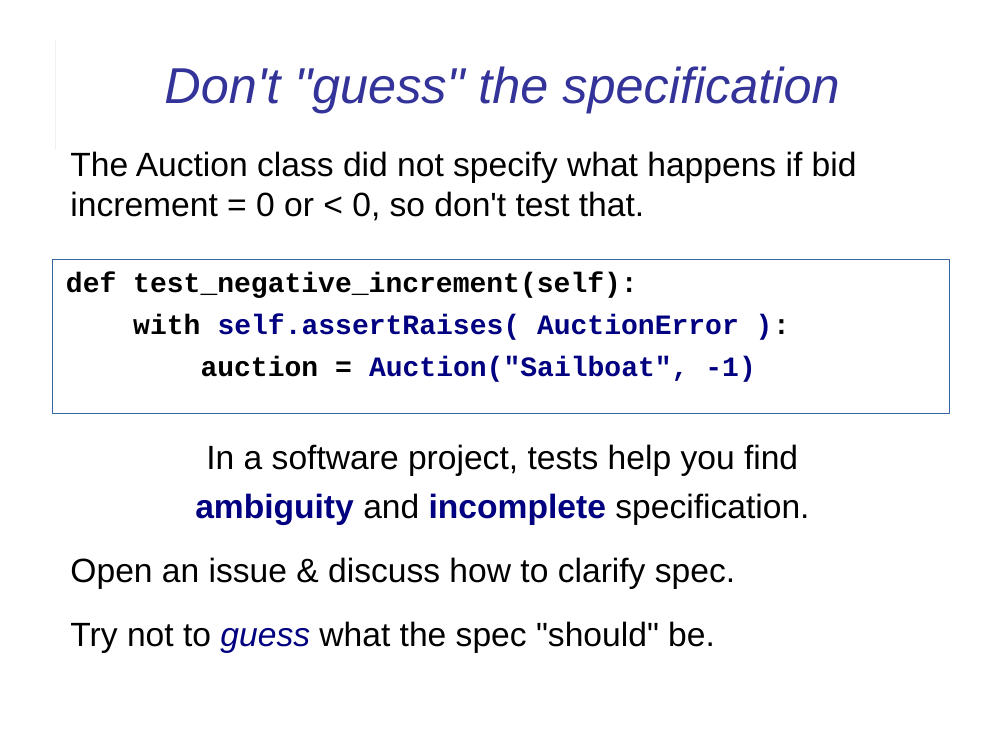
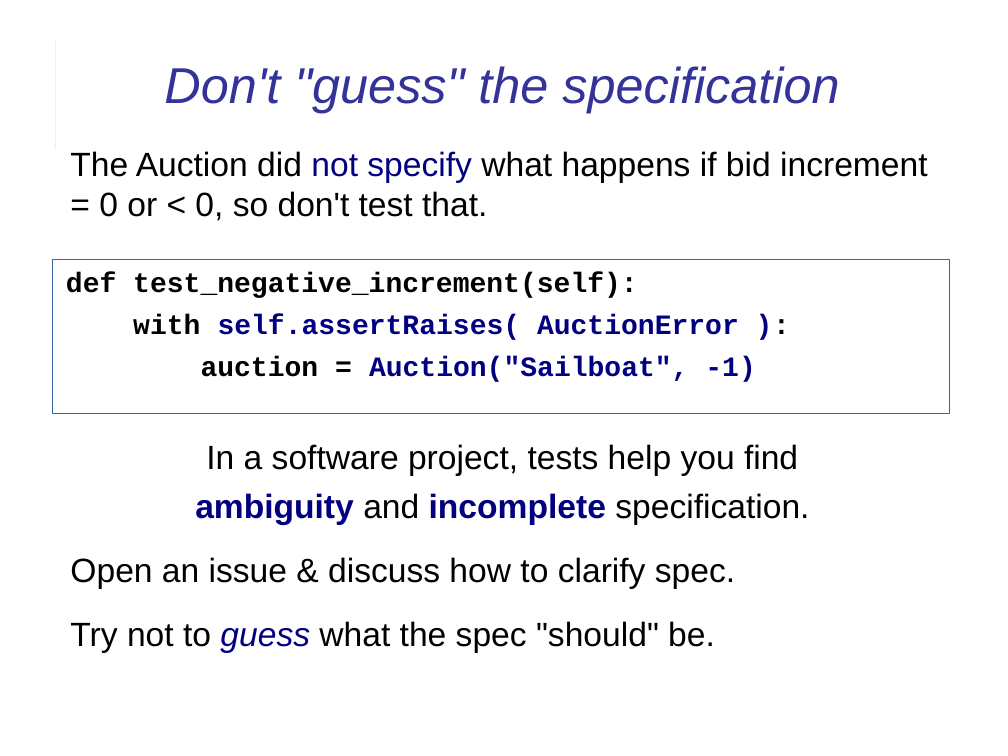
Before and after one commit to cpske/ISP, a slide deck: slide 6 of assignment/feedback/LabExam1-feedback.odp (slide 5 before the commit). Drawn at 1008x756 pixels with LibreOffice and Linux fonts; fonts in the diff are those of the drawing. Boxes give left, top, right and bottom in pixels: in the first picture for what was removed or moved away, otherwise in the second. Text is boxed around its words. In the diff, an @@ line names an element or a change of style, - is before the commit and + after.

```diff
--- a/assignment/feedback/LabExam1-feedback.odp
+++ b/assignment/feedback/LabExam1-feedback.odp
@@ text at [70, 151, 928, 221]: text changed @@
-The Auction class did not specify what happens if bid increment = 0 or < 0, so don't test that.
+The Auction did not specify what happens if bid increment = 0 or < 0, so don't test that.
```
Also in this commit, not shown: 12 other slides changed, 3 slides added, 5 other files.
